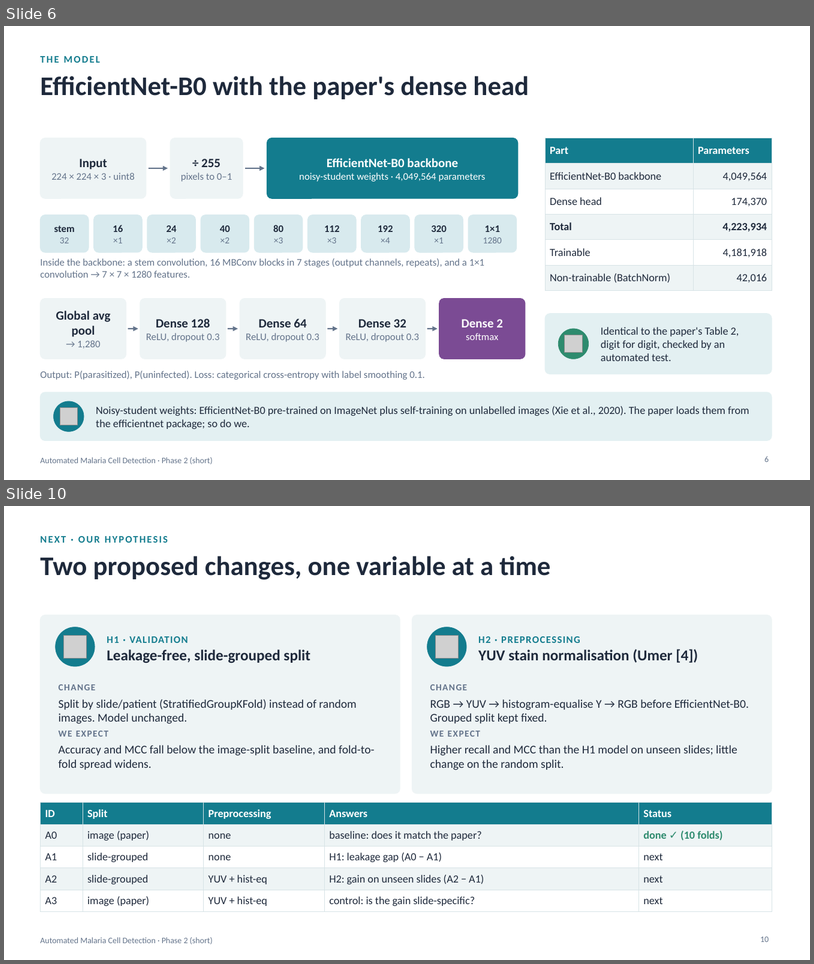
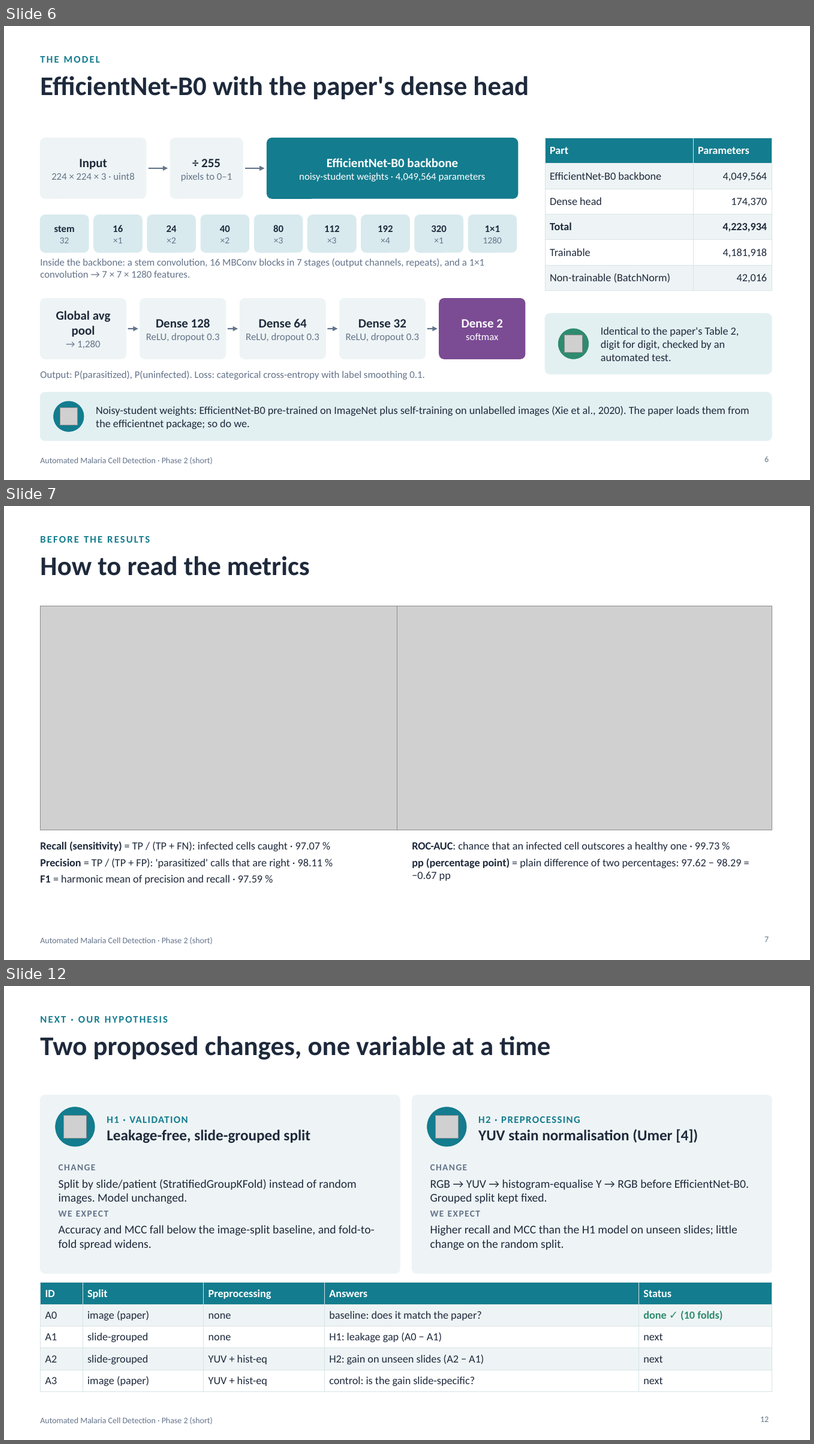
Before and after one commit to amathziah/malaria-detection, a slide deck: slides/Malaria_Phase2_Short.pptx. Shown one above the other, each under a label of ours: slides 6 and 10 before the commit, slides 6, 7 and 12 after it; the slides between them are not shown. The pictures are 814x964 and 814x1444 pixels, drawn with LibreOffice and Linux fonts; fonts in the diff are those of the drawing; grey boxes stand for pictures. Boxes give left, top, right and bottom in pixels: in the first picture for what was removed or moved away, otherwise in the second. Text is boxed around its words. In the diff, an @@ line names an element or a change of style, - is before the commit and + after.

Commit message:
Slides: graphs for every result, metrics primer, PDF copies
- Every chart is now an image, so graphs show in any viewer (phone and
  quick-look previews could not render the native PowerPoint charts)
- New graphs: paper vs. ours on 8 metrics, distance from the paper per
  metric, per-fold accuracy, training curves, ROC, time per fold,
  speed-ups; new "How to read the metrics" slide in both decks
- Long deck 31 slides, short deck 13 slides; PDF copies exported from
  PowerPoint so GitHub can preview them
- Guide: speed-up figure and text use the paper's mean of 4 h 46 min
  per fold and our mean of 11.3 min

```diff
--- a/slides/Malaria_Phase2_Short.pptx
+++ b/slides/Malaria_Phase2_Short.pptx
@@ slide 7 added at [4, 506, 810, 960], background #FFFFFF; not listed: 1 template element that a slide beside it also shows @@
@@ text added at [40, 529, 772, 549], 12 pt, text #137C8E, bold @@
+BEFORE THE RESULTS
@@ title added at [40, 556, 310, 576], 32 pt, text #1E293B, bold @@
+How to read the metrics
@@ picture added at [40, 606, 397, 829] @@
@@ picture added at [397, 606, 772, 829] @@
@@ text added at [40, 841, 323, 884], 13 pt, text #1E293B @@
+Recall (sensitivity) = TP / (TP + FN): infected cells caught · 97.07 %
+Precision = TP / (TP + FP): 'parasitized' calls that are right · 98.11 %
+F1 = harmonic mean of precision and recall · 97.59 %
@@ text added at [412, 841, 741, 880], 13 pt, text #1E293B @@
+ROC-AUC: chance that an infected cell outscores a healthy one · 99.73 %
+pp (percentage point) = plain difference of two percentages: 97.62 − 98.29 = −0.67 pp
@@ page number added at [765, 936, 769, 942], 10 pt, text #64748B @@
+7
@@ what was slide 10 is now slide 12 @@
@@ page number at [761, 1416, 769, 1422]: text changed @@
-10
+12
```
Also in this commit, not shown: 3 slides changed, 1 other slide added, 23 other files.
